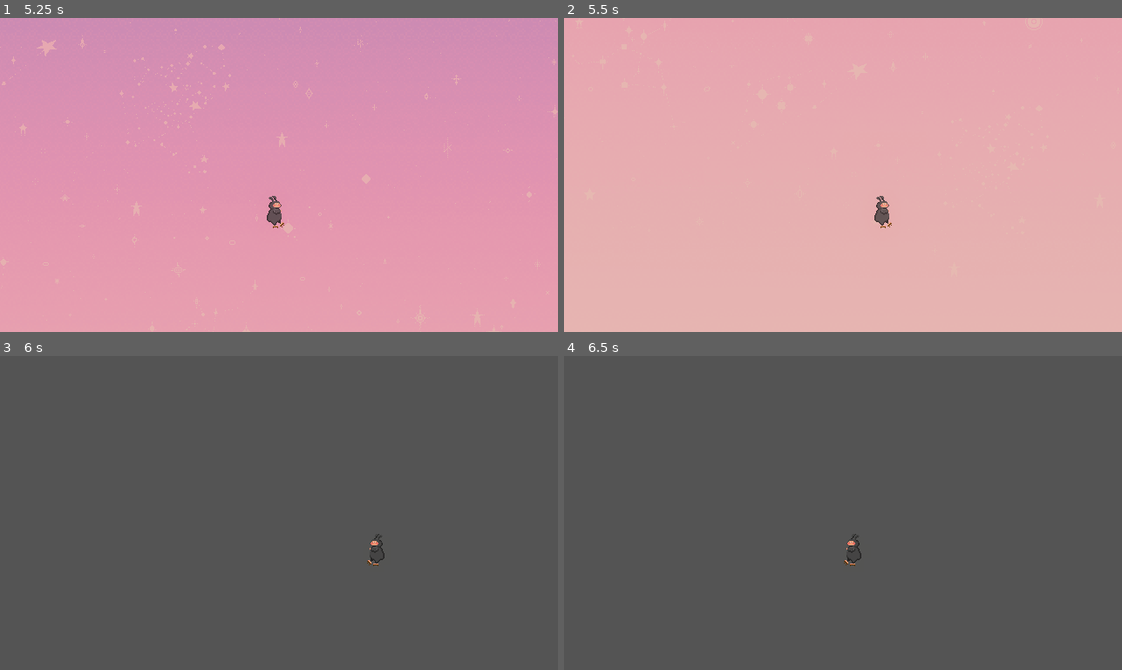
Above: before the commit, frames 1-4 (two rows, left to right).
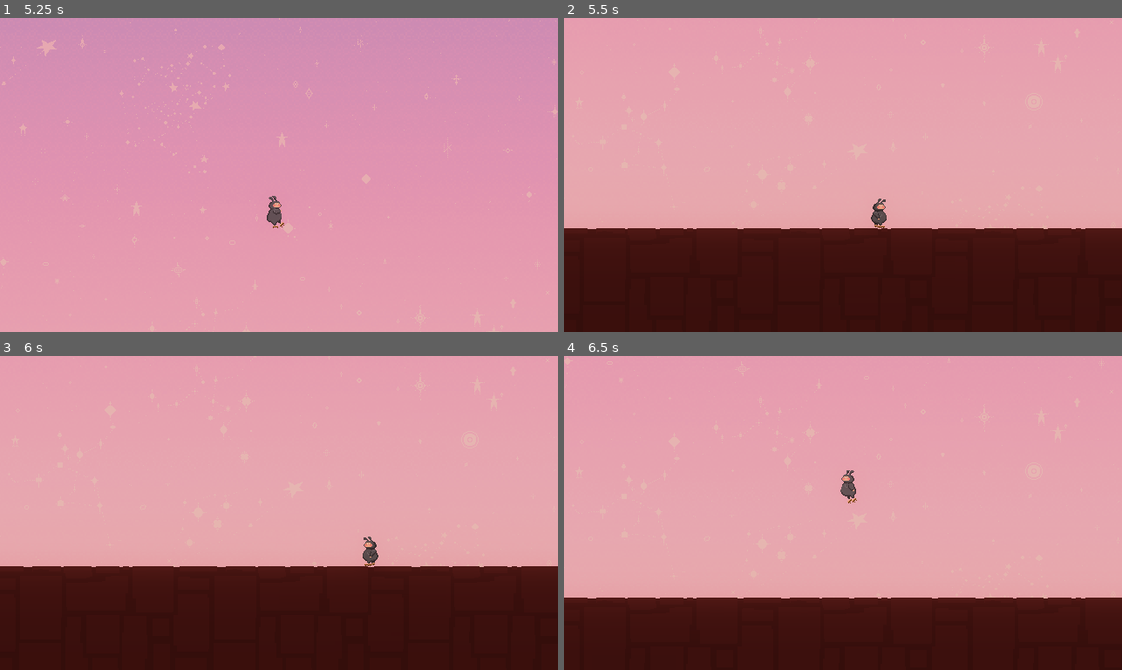
Above: after the commit, the same moments.

Repository: gmeisinger/GGJ-2020
Game: Godot game, scene res://Scenes/Levels/Level.tscn
The game is run twice, just before and just after one commit, with the same random seed, the same clock (stepped at 60 frames per second) and the same inputs. The project has no main scene, so this scene is started directly.
Inputs:
- Up to frame 1 (5.25 s): hold D (move_right) 0.53-2.03 s; tap Space (jump) at 0.77, 1.52, 3.02, 3.77, 4.52 s; hold A (move_left) 2.03-2.78 s; hold D (move_right) 2.78-4.28 s; hold A (move_left) 4.28-5.03 s; hold D (move_right) from 5.03 s (still down)
- Up to frame 2 (5.5 s): keep holding D (move_right)
- Up to frame 3 (6 s): release D (move_right) at 5.78 s; hold A (move_left) from 5.78 s (still down)
- Up to frame 4 (6.5 s): keep holding A (move_left); tap Space (jump) at 6.02 s

Frame 1 is identical in both runs. In frame 2, 33% of the frame differs, in the area x 0-100%, y 0-100%; in frame 3, 100%; in frame 4, 100%.

Commit message:
add ground

Diff:
--- a/Scenes/Levels/Level.tscn
+++ b/Scenes/Levels/Level.tscn
@@ -11,6 +11,10 @@
 [ext_resource path="res://Scenes/Levels/Clouds/Cloud4.tscn" type="PackedScene" id=9]
 [ext_resource path="res://Scenes/Levels/Clouds/Cloud5.tscn" type="PackedScene" id=10]
 [ext_resource path="res://Scenes/Levels/Clouds/Cloud6.tscn" type="PackedScene" id=11]
+[ext_resource path="res://Assets/ground.png" type="Texture" id=12]
+
+[sub_resource type="RectangleShape2D" id=1]
+extents = Vector2( 540.538, 9.52161 )
 
 [node name="Level" type="Node2D"]
 
@@ -46,3 +50,13 @@
 
 [node name="Cloud7" parent="." instance=ExtResource( 8 )]
 position = Vector2( -397.13, 46.8906 )
+
+[node name="ground" type="Sprite" parent="."]
+position = Vector2( 2.46216, 1861.67 )
+texture = ExtResource( 12 )
+
+[node name="StaticBody2D" type="StaticBody2D" parent="ground"]
+
+[node name="CollisionShape2D" type="CollisionShape2D" parent="ground/StaticBody2D"]
+position = Vector2( -2.46216, -250.071 )
+shape = SubResource( 1 )
Binary file added: Assets/ground.png
Not shown, added: Assets/ground.png.import
Not shown: 1 places in Scenes/Levels/Level.tscn that only renumber resources
